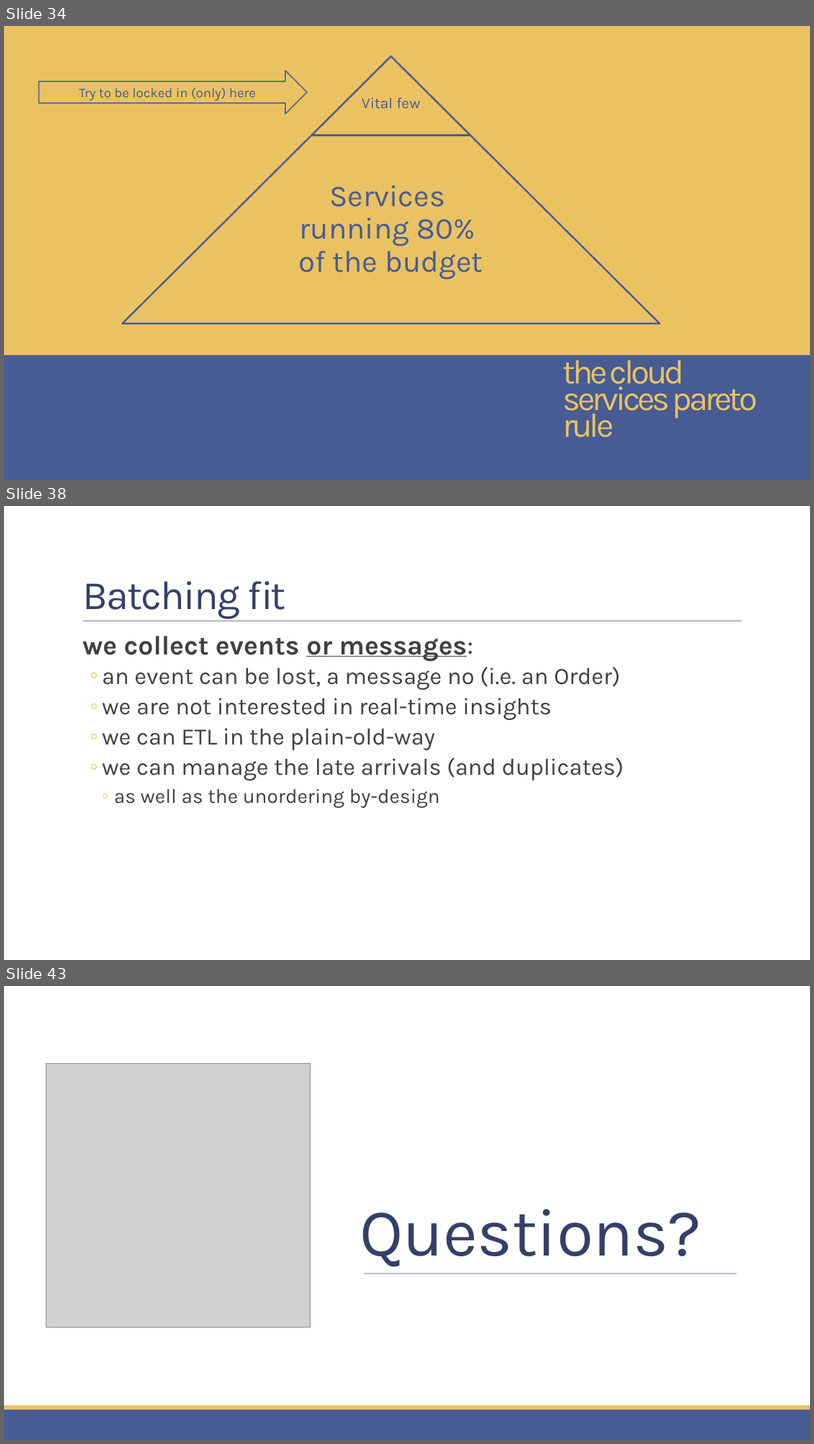
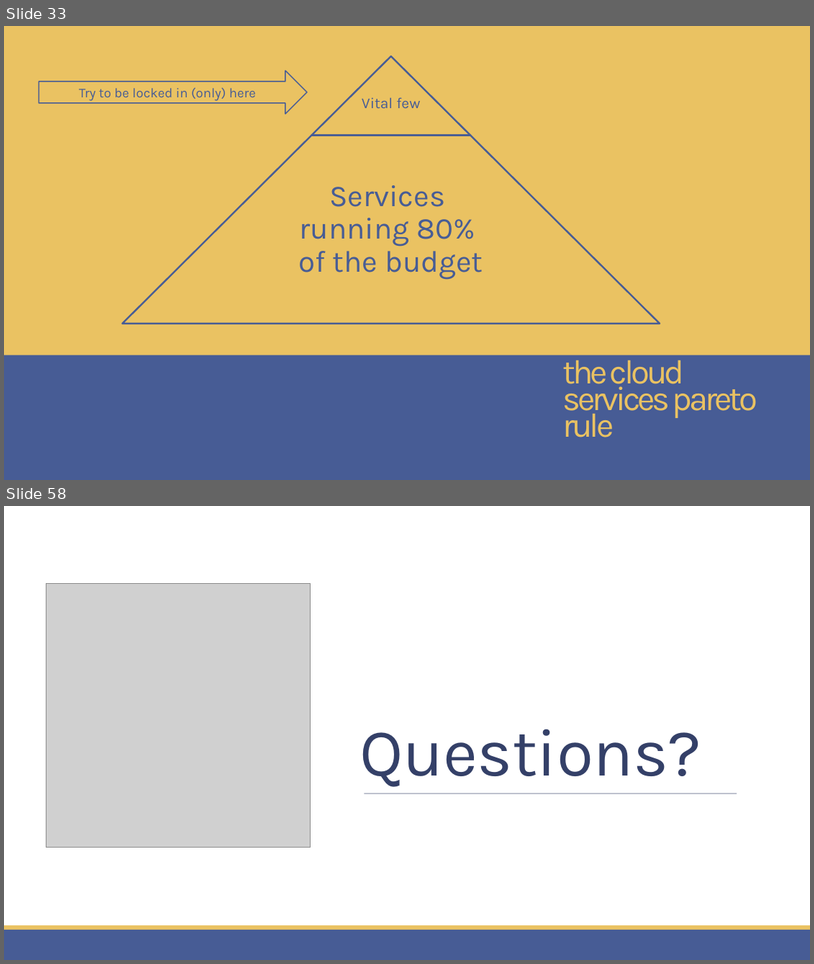
Before and after one commit to childotg/Events.2023, a slide deck: 230425 - DevOpsCon @London/Let's go Hybrid! Is it better.. No. Is it cheaper.. Yes!.pptx. Shown one above the other, each under a label of ours: slides 34, 38 and 43 before the commit, slides 33 and 58 after it; the slides between them are not shown. The pictures are 814x1444 and 814x964 pixels, drawn with LibreOffice and Linux fonts; fonts in the diff are those of the drawing; grey boxes stand for pictures; background and template pictures are left out. Boxes give left, top, right and bottom in pixels: in the first picture for what was removed or moved away, otherwise in the second. Text is boxed around its words. In the diff, an @@ line names an element or a change of style, - is before the commit and + after.

```diff
--- a/230425 - DevOpsCon @London/Let's go Hybrid! Is it better.. No. Is it cheaper.. Yes!.pptx
+++ b/230425 - DevOpsCon @London/Let's go Hybrid! Is it better.. No. Is it cheaper.. Yes!.pptx
@@ slide 38 removed at (x1=4, y1=506, x2=810, y2=960), background picture (left out) @@
@@ title removed at (x1=82, y1=581, x2=286, y2=619) @@
-Batching fit
@@ line removed from (83, 621) to (743, 621) @@
@@ text removed at (x1=82, y1=636, x2=625, y2=807) @@
-  we collect events or messages:
-  ◦ an event can be lost, a message no (i.e. an Order)
-  ◦ we are not interested in real-time insights
-  ◦ we can ETL in the plain-old-way
-  ◦ we can manage the late arrivals (and duplicates)
-    ◦ as well as the unordering by-design
@@ what was slide 34 is now slide 33 @@
@@ what was slide 43 is now slide 58 @@
```
Also in this commit, not shown: 9 slides changed, 21 slides added, 5 other slides removed, 1 other file.
